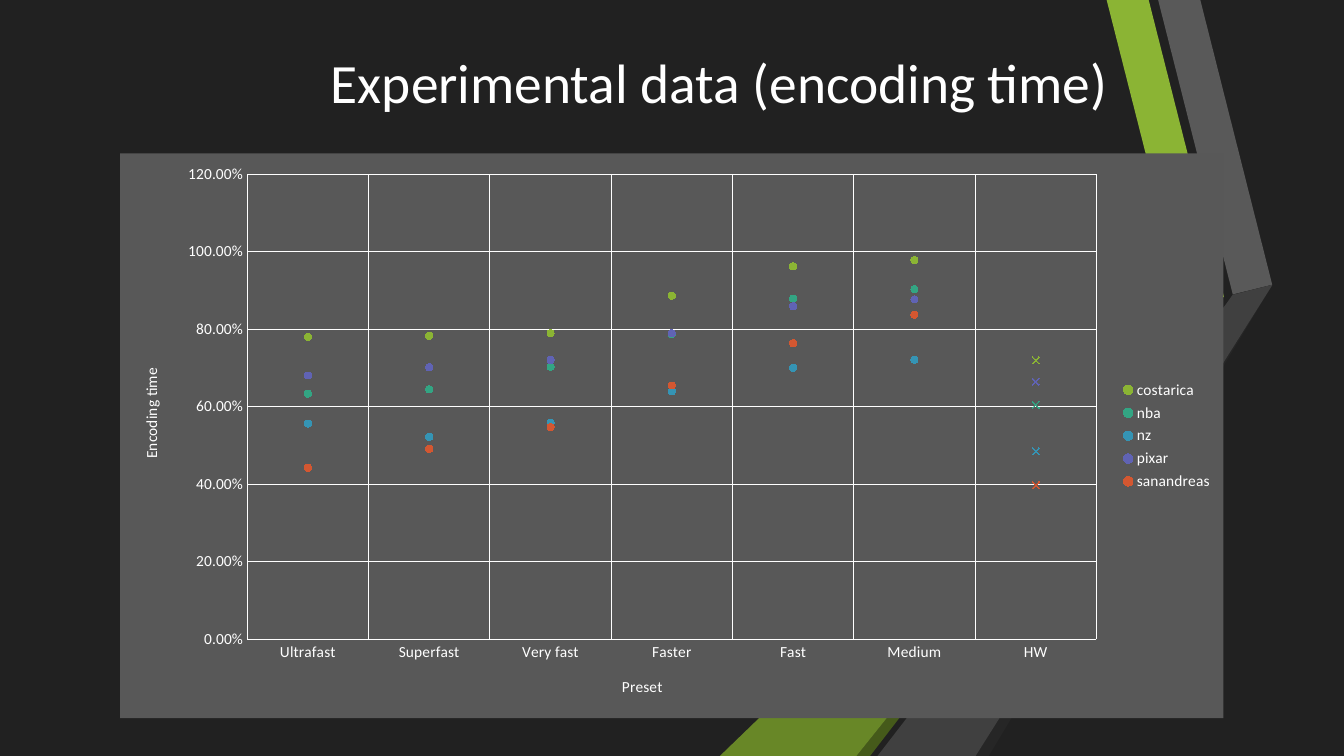
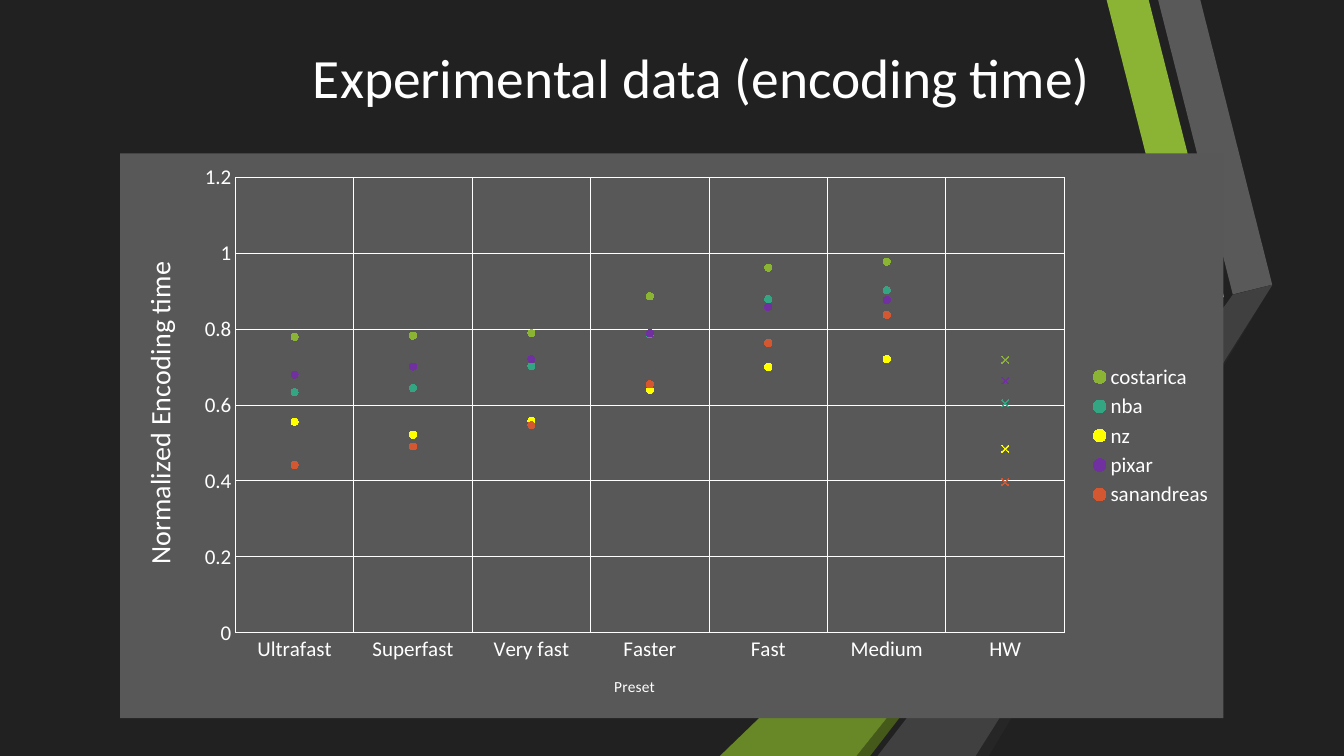
Before and after one commit to Rijndael99/encoding_bench, a slide deck: slide 15 of presentation.pptx. Drawn at 1344x756 pixels with LibreOffice and Linux fonts; fonts in the diff are those of the drawing. Boxes give left, top, right and bottom in pixels: in the first picture for what was removed or moved away, otherwise in the second. Text is boxed around its words. In the diff, an @@ line names an element or a change of style, - is before the commit and + after.

```diff
--- a/presentation.pptx
+++ b/presentation.pptx
@@ title "Experimental data (encoding time)": place and size @@
-title "Experimental data (encoding time)" at (331, 62, 1107, 113)
+title "Experimental data (encoding time)" at (313, 57, 1089, 108)
@@ line chart at (120, 153, 1224, 718) @@
@@ value axis title "Encoding time " to "Normalized Encoding time " @@
@@ legend changed @@
@@ category axis changed @@
@@ value axis changed @@
```
Also in this commit, not shown: 4 other slides changed, 2 slides added.
